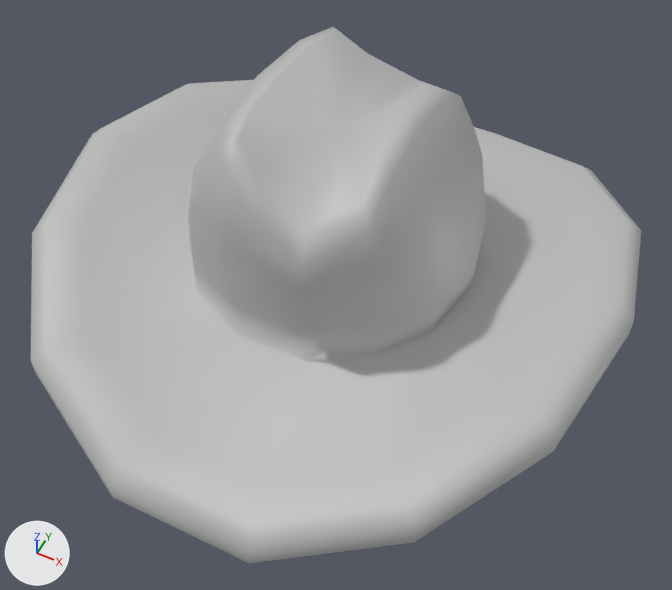
What one commit did to the FBX model Assets/Models/Hats/HAt_Cowboy.fbx.
Before and after are seen from a 50 mm camera at (0.841, -1.689, 2.848) aimed at (0.077, -0.161, 0.938). The axes (+X, +Y, +Z) are drawn at lower left. The lights are the same throughout. Where no turn or scale is listed for an object, it has been applied to the vertices.

The first picture shows 'Hat_Cowboy'.
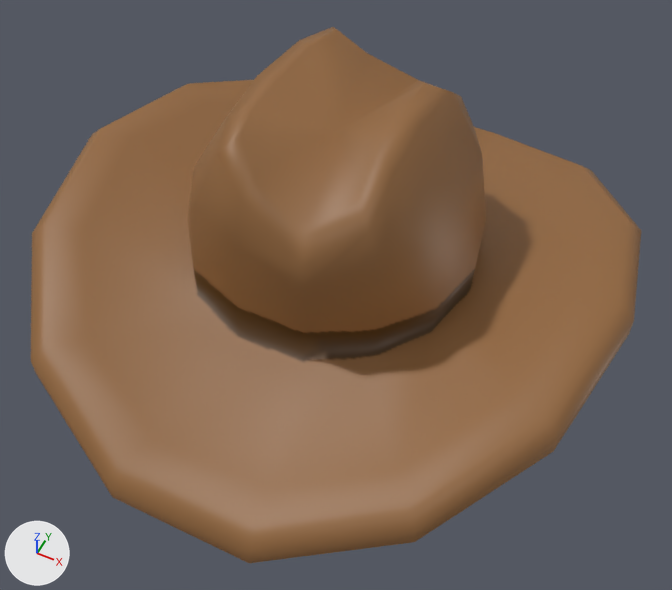
The change, as a list of edits to the scene's bpy script:
```text
Add img_hat_combine_02_hat_tex_basecolor_png:
    img_hat_combine_02_hat_tex_basecolor_png = load_image('Hat_combine_02_Hat_TEx_BaseColor.png', 'Hat_combine_02_Hat_TEx_BaseColor.png', 1024, 1024, 'sRGB')
Add mat_tex_chapeau:
    mat_tex_chapeau = principled_material('TEX_Chapeau')
    mat_tex_chapeau.texture = img_hat_combine_02_hat_tex_basecolor_png  # with its transparency
Change me_mesh:
    where me_mesh.from_pydata(...)  # 139 vertices, 140 faces; spans x -0.83..0.83, y -0.87..0.87, z -0.38..0.38
    remove me_mesh.materials.append(mat_lambert1)  # grey #bcbcbc
    add me_mesh.materials.append(mat_tex_chapeau)  # picture img_hat_combine_02_hat_tex_basecolor_png
```

Pixel boxes [x1, y1, x2, y2] of what changed, in the pictures (672 x 590 px):
'Hat_Cowboy', recoloured (grey to brown): [31, 27, 641, 563] in both
